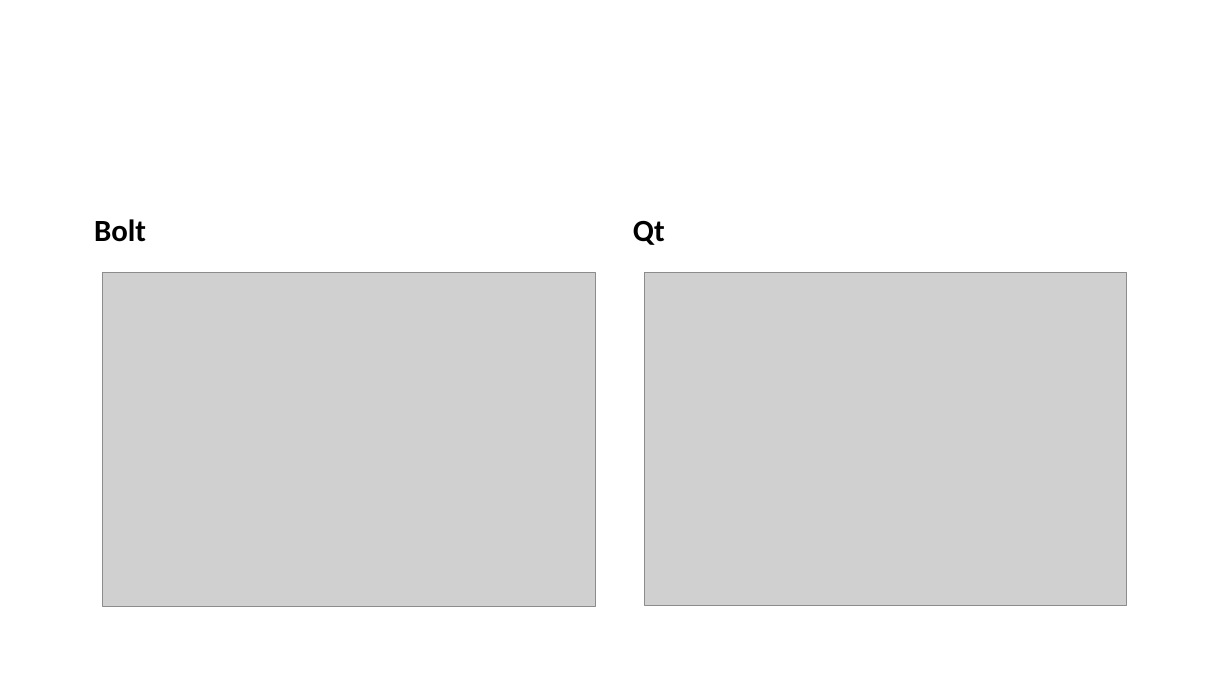
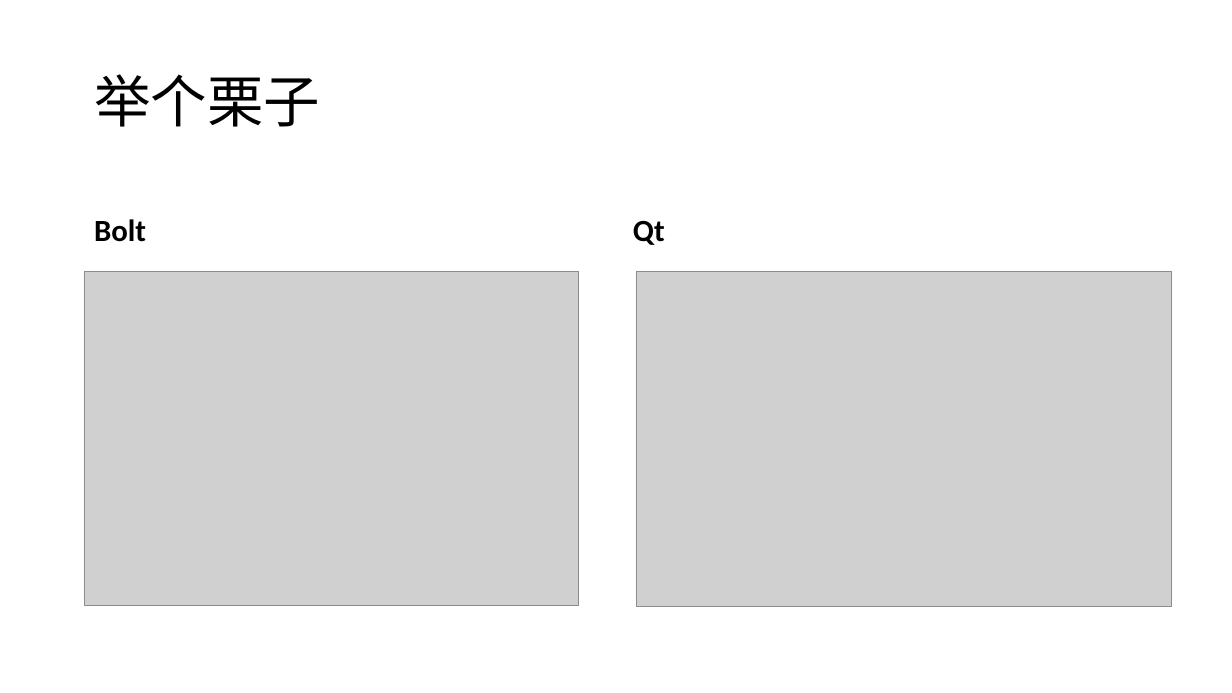
Before and after one commit to nifei/samples, a slide deck: slide 4 of Bolt_Qt.pptx. Drawn at 1232x693 pixels with LibreOffice and Linux fonts; fonts in the diff are those of the drawing; grey boxes stand for pictures; background and template pictures are left out. Boxes give left, top, right and bottom in pixels: in the first picture for what was removed or moved away, otherwise in the second. Text is boxed around its words. In the diff, an @@ line names an element or a change of style, - is before the commit and + after.

```diff
--- a/Bolt_Qt.pptx
+++ b/Bolt_Qt.pptx
@@ title added at [94, 74, 320, 127], 44 pt, text #000000 @@
+举个栗子
@@ picture: place and size @@
-picture at [103, 273, 596, 606]
+picture at [85, 272, 579, 605]
@@ picture: place and size @@
-picture at [645, 273, 1127, 605]
+picture at [637, 272, 1173, 607]
```
Also in this commit, not shown: 10 other slides changed, 7 slides added, 5 other files.
